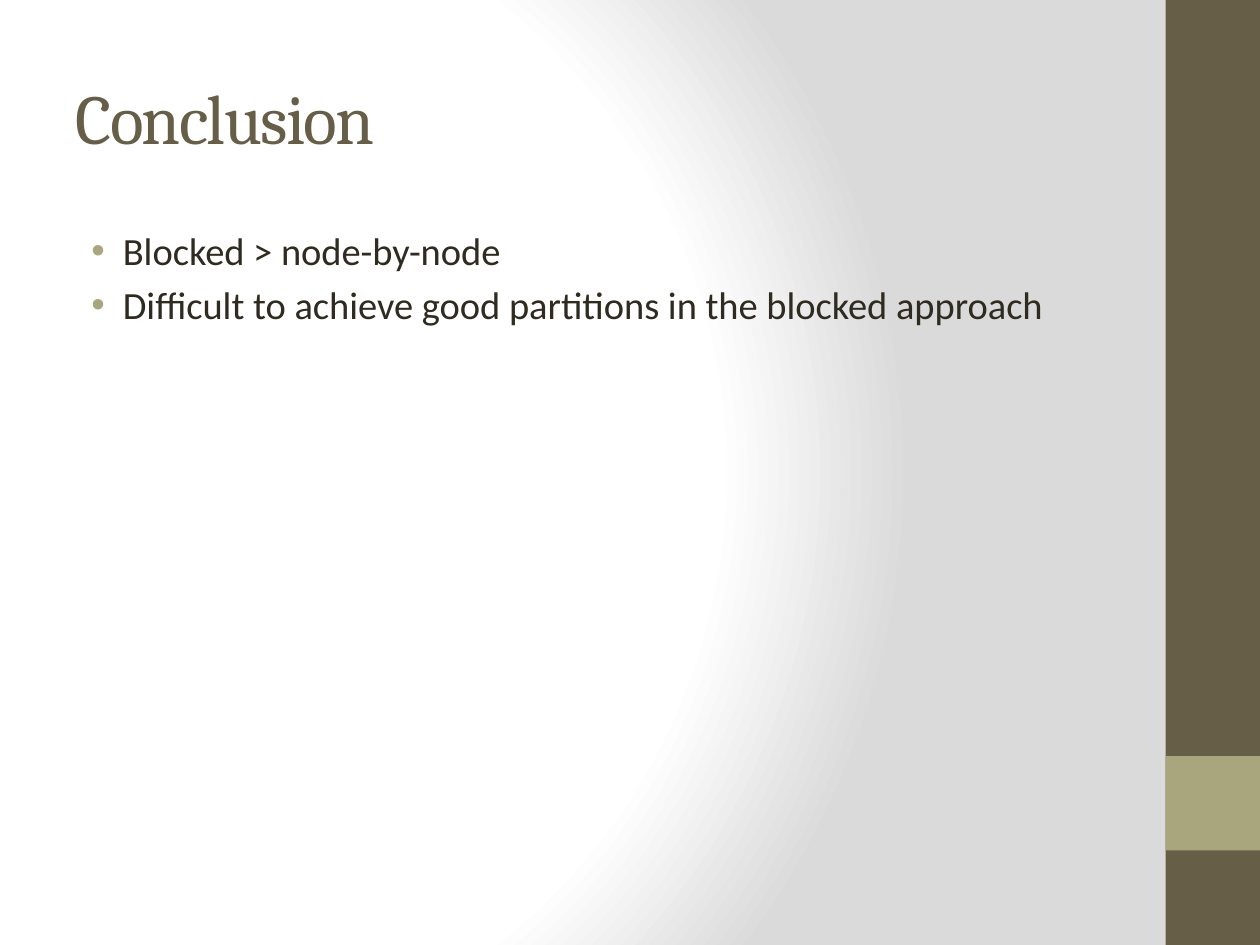
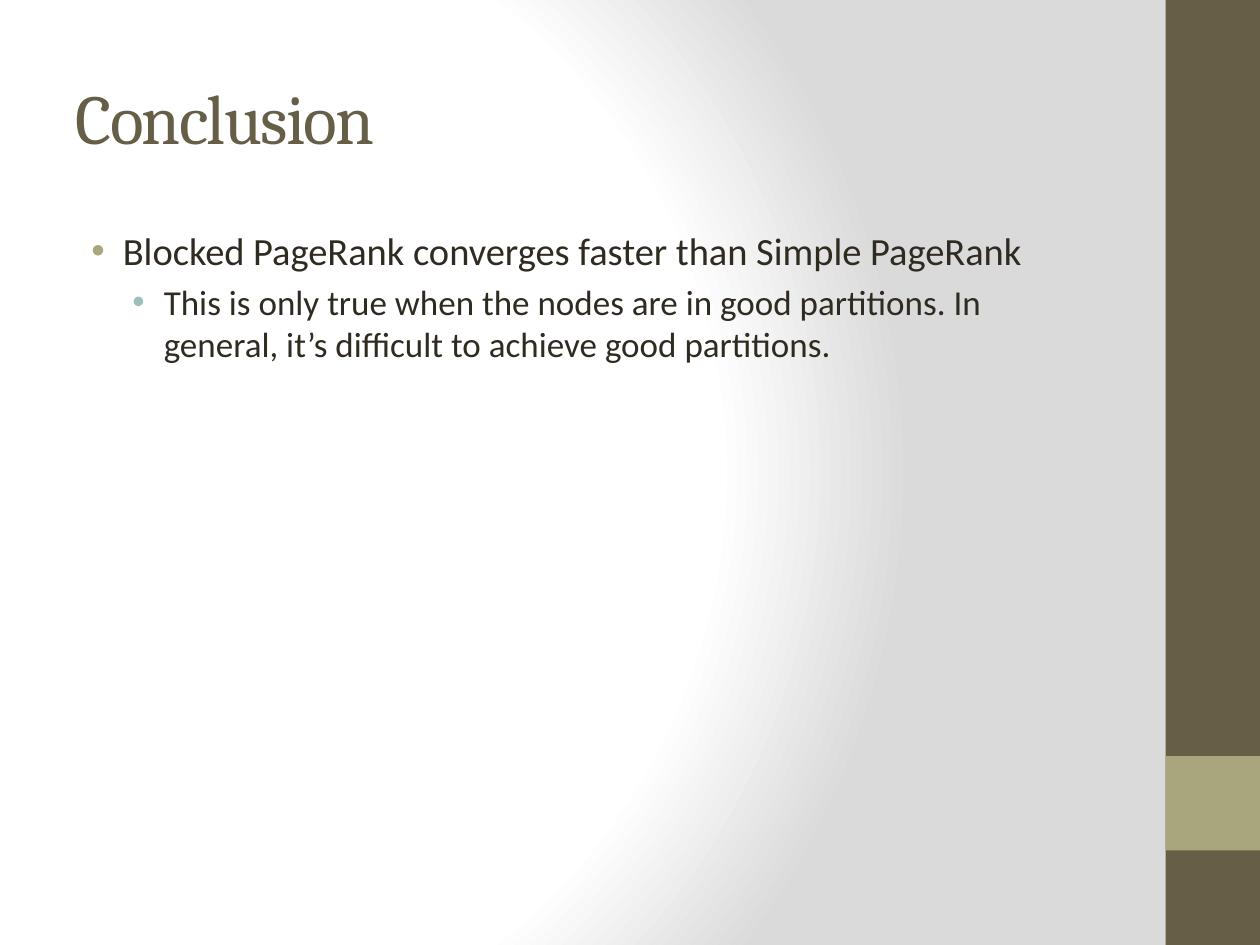
Before and after one commit to piranna0/CS5300P2, a slide deck: slide 13 of presentation.pptx (slide 11 before the commit). Drawn at 1260x945 pixels with LibreOffice and Linux fonts; fonts in the diff are those of the drawing. Boxes give left, top, right and bottom in pixels: in the first picture for what was removed or moved away, otherwise in the second. Text is boxed around its words. In the diff, an @@ line names an element or a change of style, - is before the commit and + after.

```diff
--- a/presentation.pptx
+++ b/presentation.pptx
@@ text at (x1=123, y1=238, x2=1021, y2=363): text changed; size 22 to 20 pt @@
-• Blocked > node-by-node
-• Difficult to achieve good partitions in the blocked approach
+• Blocked PageRank converges faster than Simple PageRank
+  • This is only true when the nodes are in good partitions. In general, it’s difficult to achieve good partitions.
```
Also in this commit, not shown: 9 other slides changed, 2 slides added.
